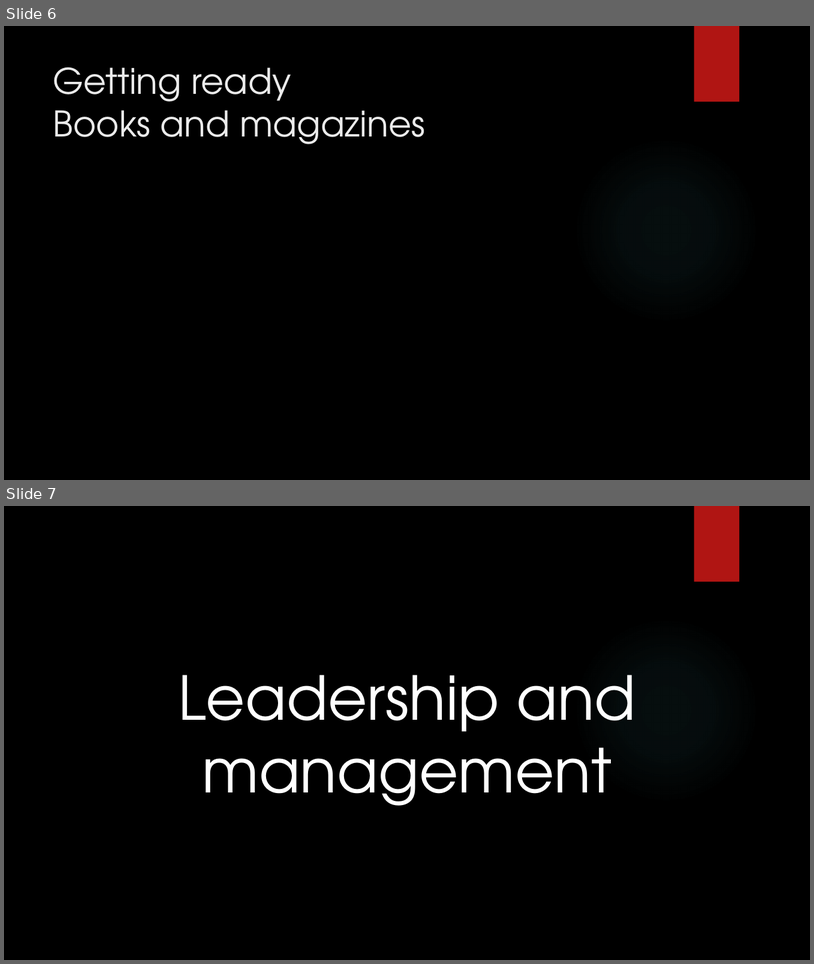
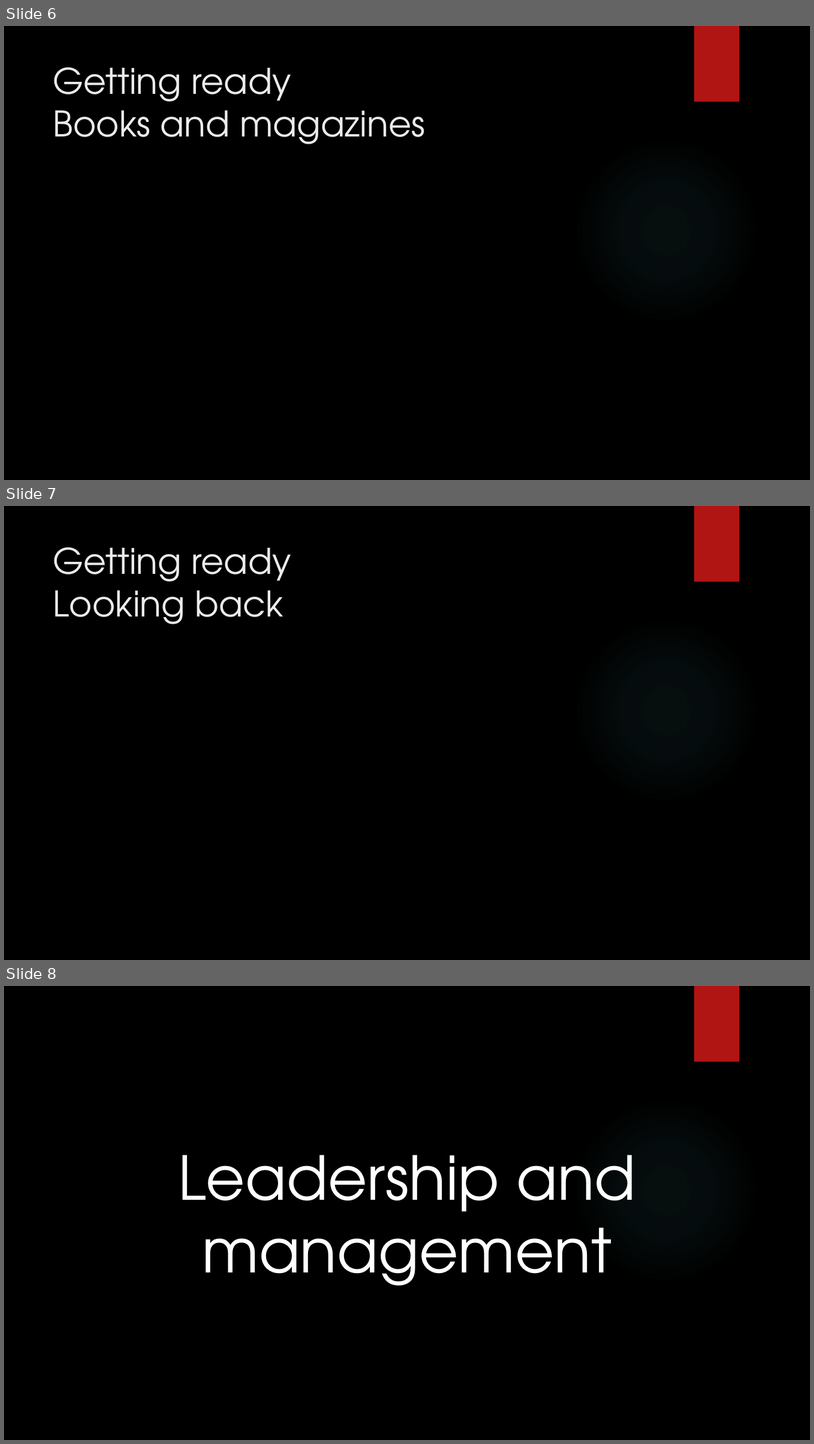
Before and after one commit to dennisdietrich/First180Days, a slide deck: Sitting in meetings all day long.pptx. Shown one above the other, each under a label of ours: slides 6 and 7 before the commit, slides 6, 7 and 8 after it. The pictures are 814x964 and 814x1444 pixels, drawn with LibreOffice and Linux fonts; fonts in the diff are those of the drawing; background and template pictures are left out. Boxes give left, top, right and bottom in pixels: in the first picture for what was removed or moved away, otherwise in the second. Text is boxed around its words. In the diff, an @@ line names an element or a change of style, - is before the commit and + after.

Commit message:
Additional slide for 'looking back'

```diff
--- a/Sitting in meetings all day long.pptx
+++ b/Sitting in meetings all day long.pptx
@@ slide 7 added at [4, 506, 810, 960], background picture (left out); not listed: 2 template elements that a slide beside it also shows @@
@@ title added at [53, 547, 291, 624], 42 pt, text #EBEBEB @@
+Getting ready
+Looking back
@@ what was slide 7 is now slide 8 @@
```
